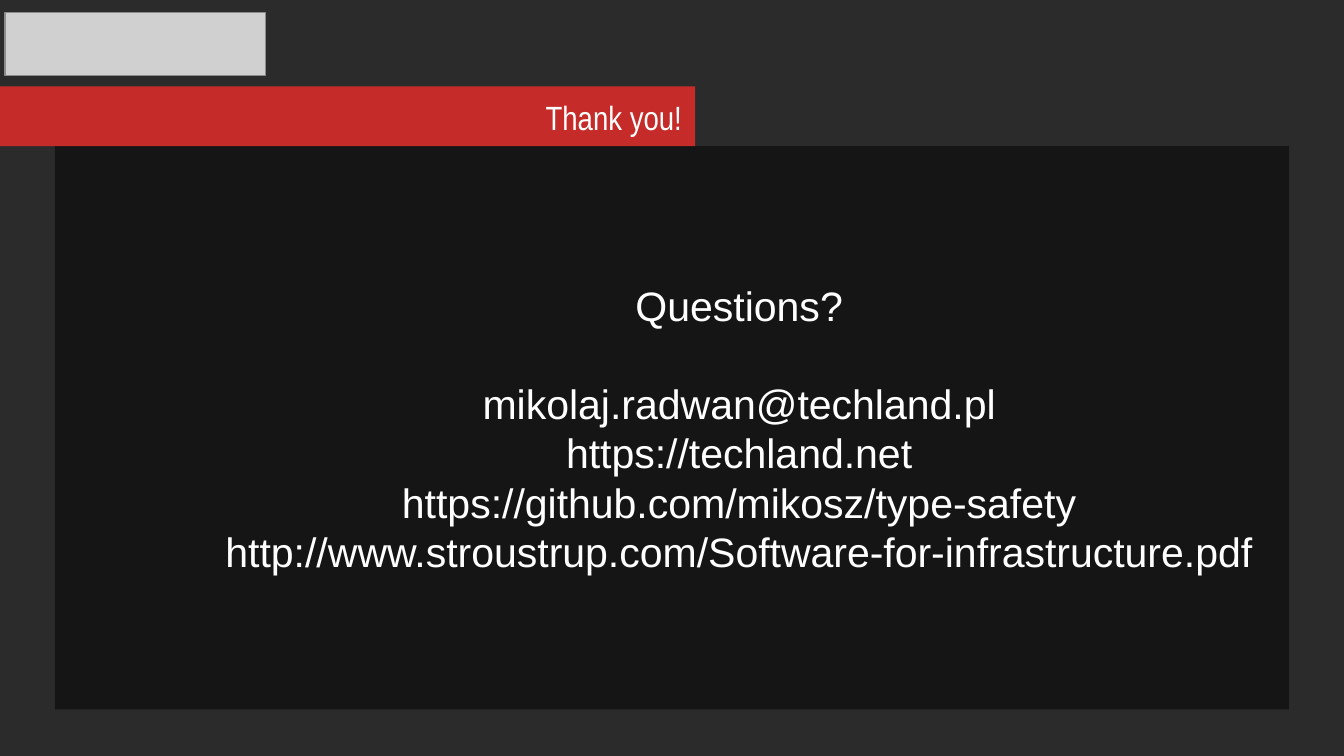
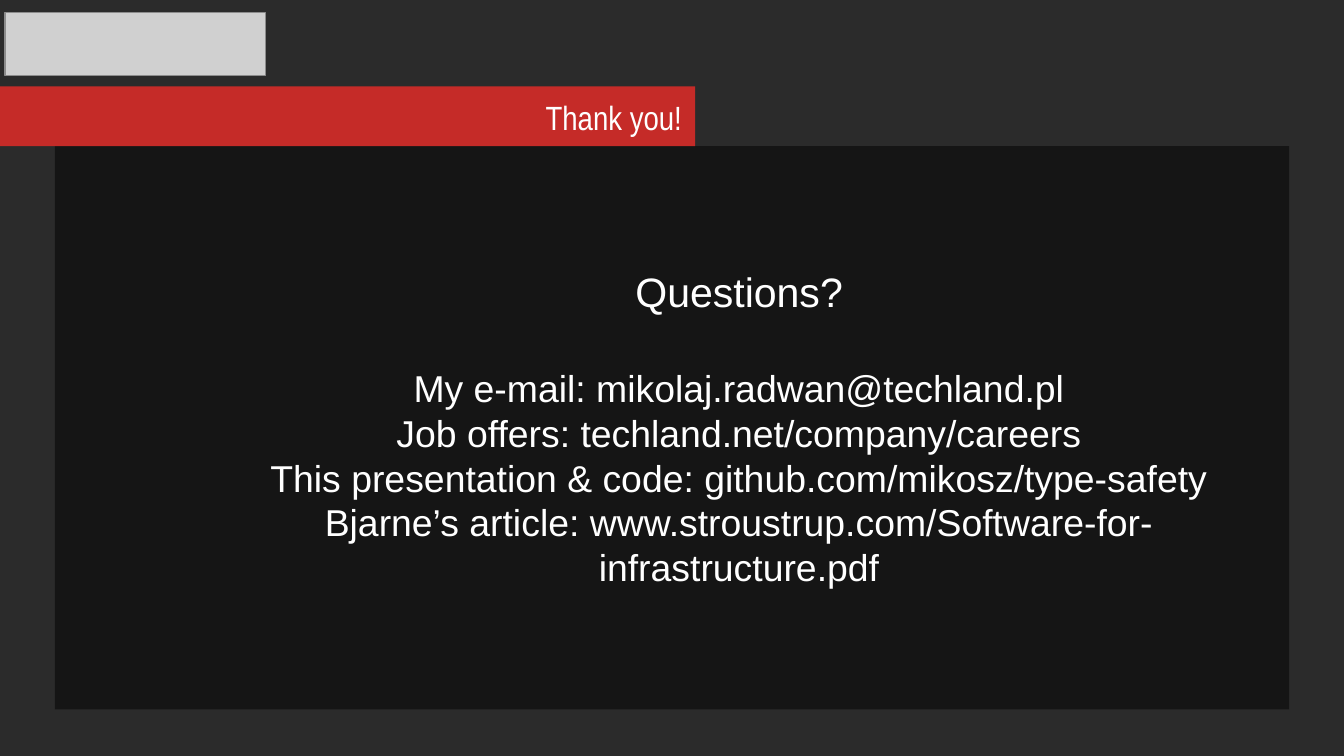
Before and after one commit to mikosz/type-safety, a slide deck: slide 44 of ask-not-what-you-can-do-for-the-compiler.odp (slide 41 before the commit). Drawn at 1344x756 pixels with LibreOffice and Linux fonts; fonts in the diff are those of the drawing; grey boxes stand for pictures; background and template pictures are left out; a plain dark background stands for a picture behind light text. Boxes give left, top, right and bottom in pixels: in the first picture for what was removed or moved away, otherwise in the second. Text is boxed around its words. In the diff, an @@ line names an element or a change of style, - is before the commit and + after.

```diff
--- a/ask-not-what-you-can-do-for-the-compiler.odp
+++ b/ask-not-what-you-can-do-for-the-compiler.odp
@@ text in rectangle at bbox=[270, 375, 1207, 589]: text changed; size 22 to 20 pt @@
-mikolaj.radwan@techland.pl
-https://techland.net
-https://github.com/mikosz/type-safety
-http://www.stroustrup.com/Software-for-infrastructure.pdf
+My e-mail: mikolaj.radwan@techland.pl
+Job offers: techland.net/company/careers
+This presentation & code: github.com/mikosz/type-safety
+Bjarne’s article: www.stroustrup.com/Software-for-infrastructure.pdf
```
Also in this commit, not shown: 2 other slides changed, 5 slides added, 2 slides removed.
